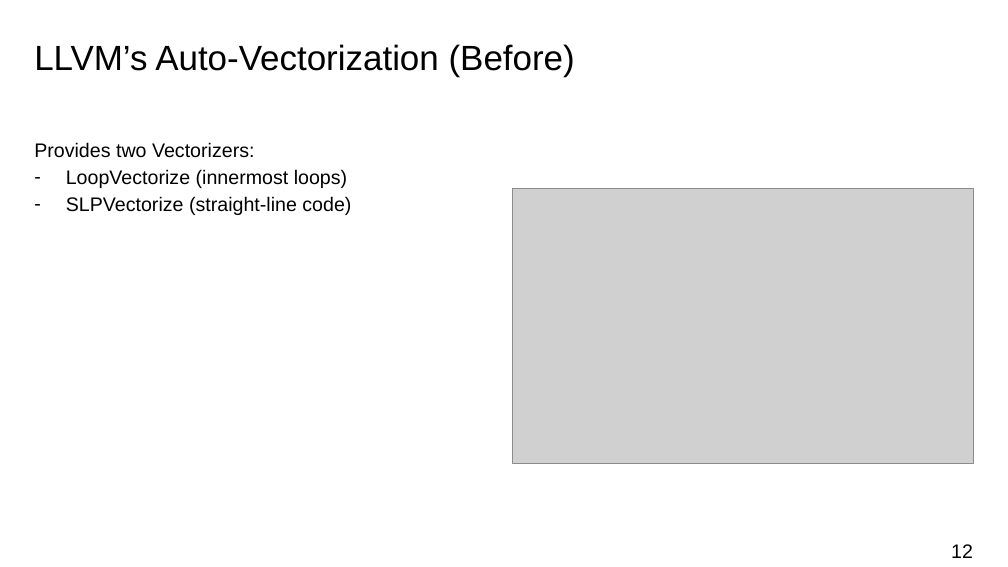
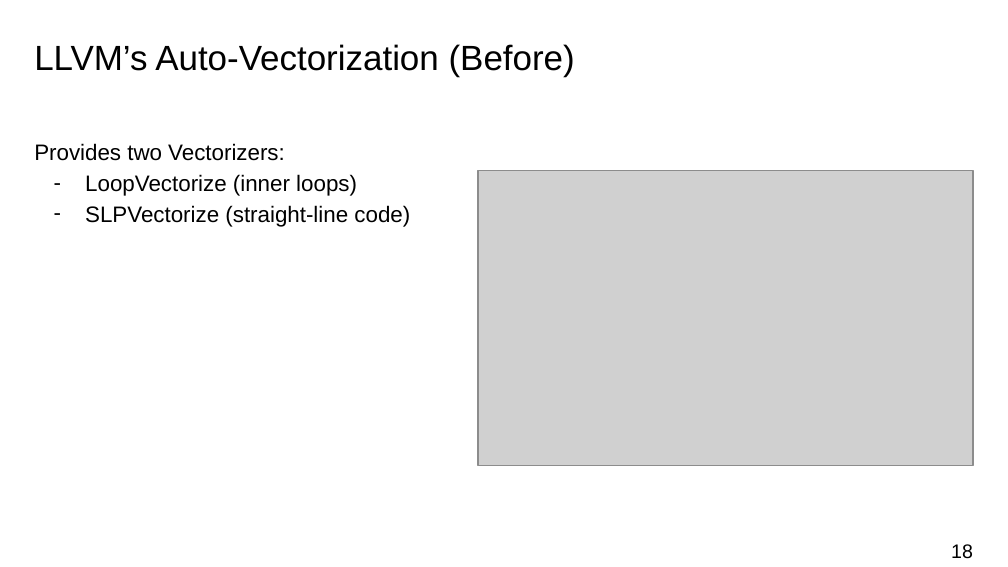
Before and after one commit to atalantus/seminar-llvm-vplan, a slide deck: slide 18 of presentation/vplan-presentation.pptx (slide 12 before the commit). Drawn at 1008x567 pixels with LibreOffice and Linux fonts; fonts in the diff are those of the drawing; grey boxes stand for pictures; background and template pictures are left out. Boxes give left, top, right and bottom in pixels: in the first picture for what was removed or moved away, otherwise in the second. Text is boxed around its words. In the diff, an @@ line names an element or a change of style, - is before the commit and + after.

```diff
--- a/presentation/vplan-presentation.pptx
+++ b/presentation/vplan-presentation.pptx
@@ text at [34,143,410,227]: size 14 to 16 pt in "Provides two Vectorizers:", "SLPVectorize (straight-line code)"; list level 1 to 2 in "SLPVectorize (straight-line code)" @@
@@ text at [85,174,357,196]: text changed; size 14 to 16 pt @@
-– LoopVectorize (innermost loops)
+  – LoopVectorize (inner loops)
@@ picture: place and size @@
-picture at [512,188,973,464]
+picture at [478,170,973,466]
@@ page number at [951,544,973,559]: text changed @@
-12
+18
```
Also in this commit, not shown: 13 other slides changed, 21 slides added, 1 slide removed.
